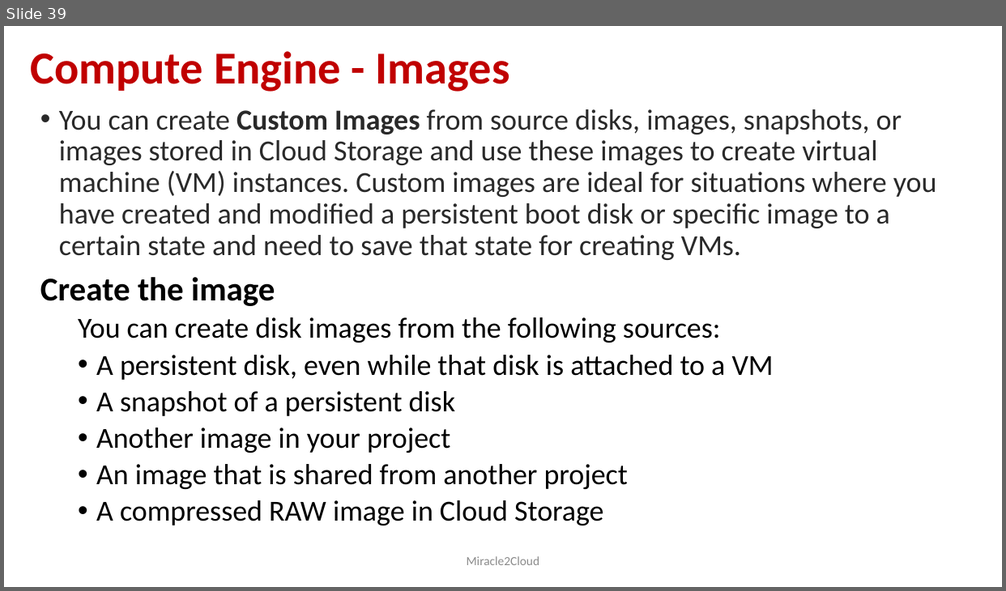
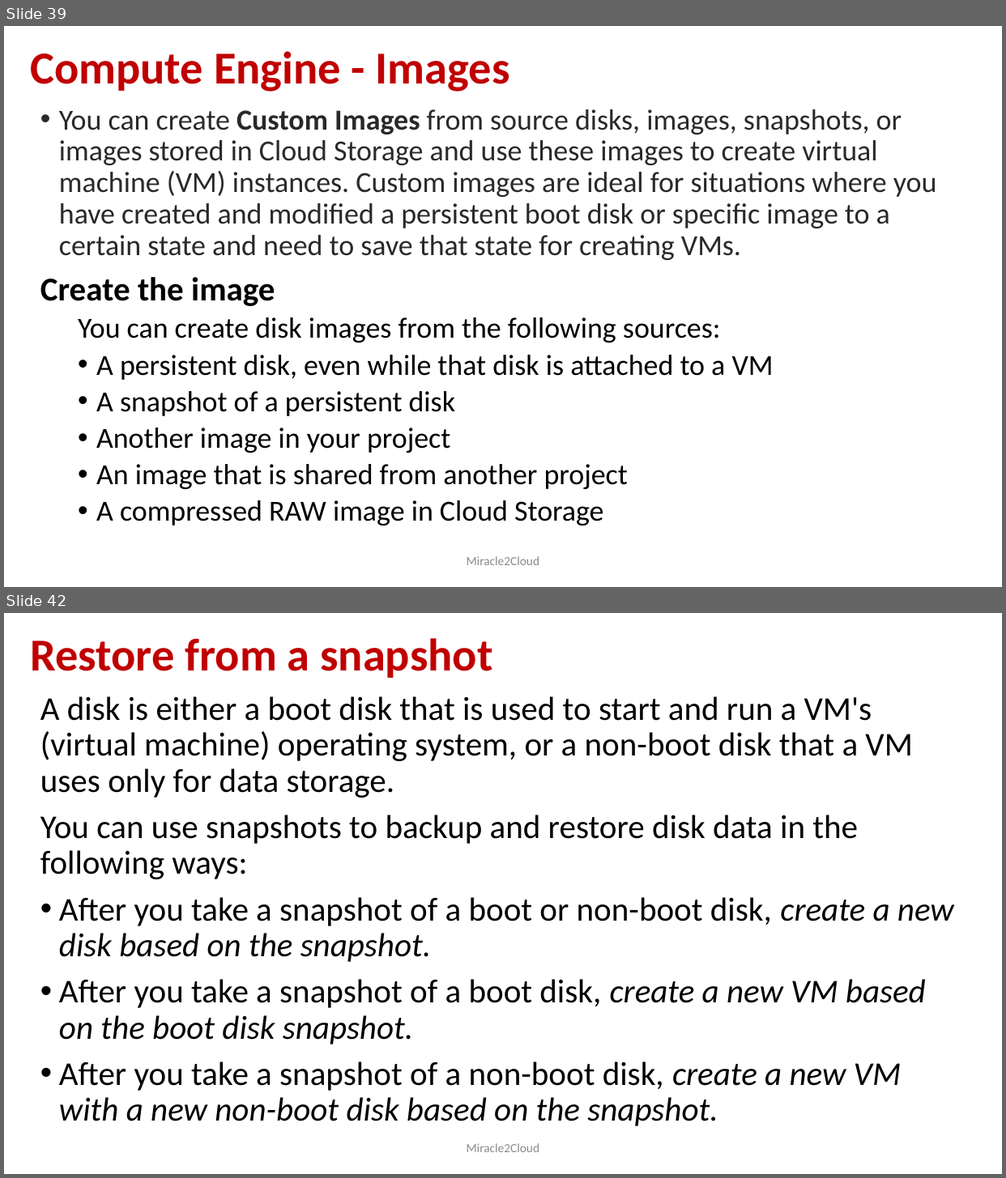
Before and after one commit to miracle2cloud/gcp, a slide deck: Google Cloud Platform.pptx. Shown one above the other, each under a label of ours: slide 39 before the commit, slides 39 and 42 after it; the slides between them are not shown. The pictures are 1006x591 and 1006x1178 pixels, drawn with LibreOffice and Linux fonts; fonts in the diff are those of the drawing. Boxes give left, top, right and bottom in pixels: in the first picture for what was removed or moved away, otherwise in the second. Text is boxed around its words. In the diff, an @@ line names an element or a change of style, - is before the commit and + after.

```diff
--- a/Google Cloud Platform.pptx
+++ b/Google Cloud Platform.pptx
@@ slide 42 added at box(4, 613, 1002, 1174), background #FFFFFF @@
@@ title added at box(30, 638, 492, 678), 44 pt, text #C00000, bold @@
+Restore from a snapshot
@@ text added at box(40, 696, 954, 1127), 32 pt, text #000000 @@
+A disk is either a boot disk that is used to start and run a VM's (virtual machine) operating system, or a non-boot disk that a VM uses only for data storage.
+You can use snapshots to backup and restore disk data in the following ways:
+• After you take a snapshot of a boot or non-boot disk, create a new disk based on the snapshot.
+• After you take a snapshot of a boot disk, create a new VM based on the boot disk snapshot.
+• After you take a snapshot of a non-boot disk, create a new VM with a new non-boot disk based on the snapshot.
@@ text added at box(467, 1144, 539, 1152), 12 pt, text #8C8C8C @@
+Miracle2Cloud
```
Also in this commit, not shown: 1 slide changed, 11 other slides added.
